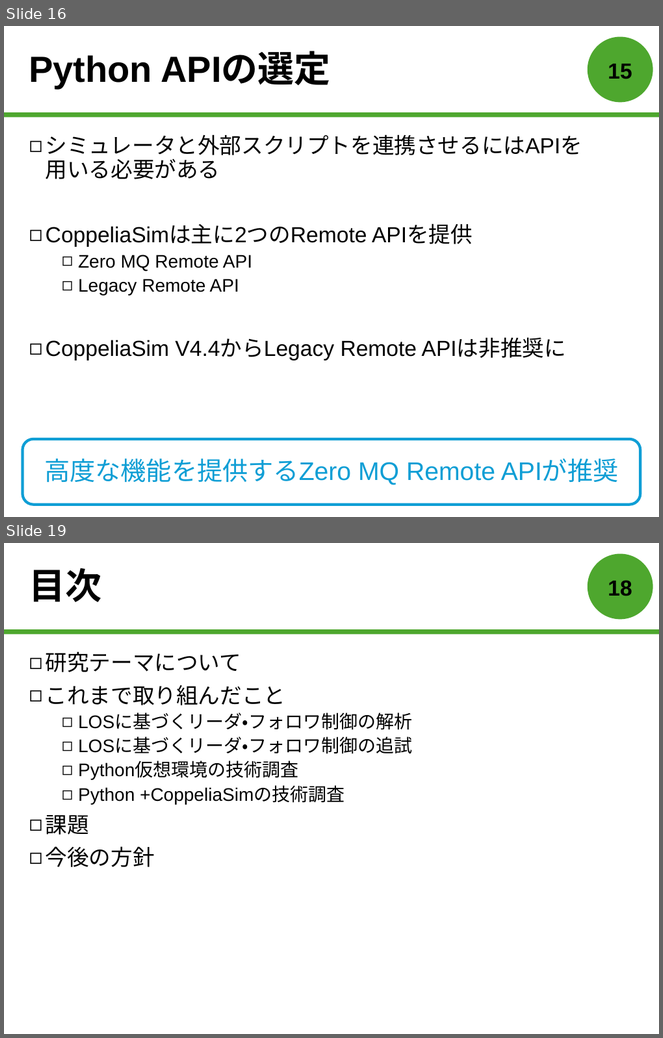
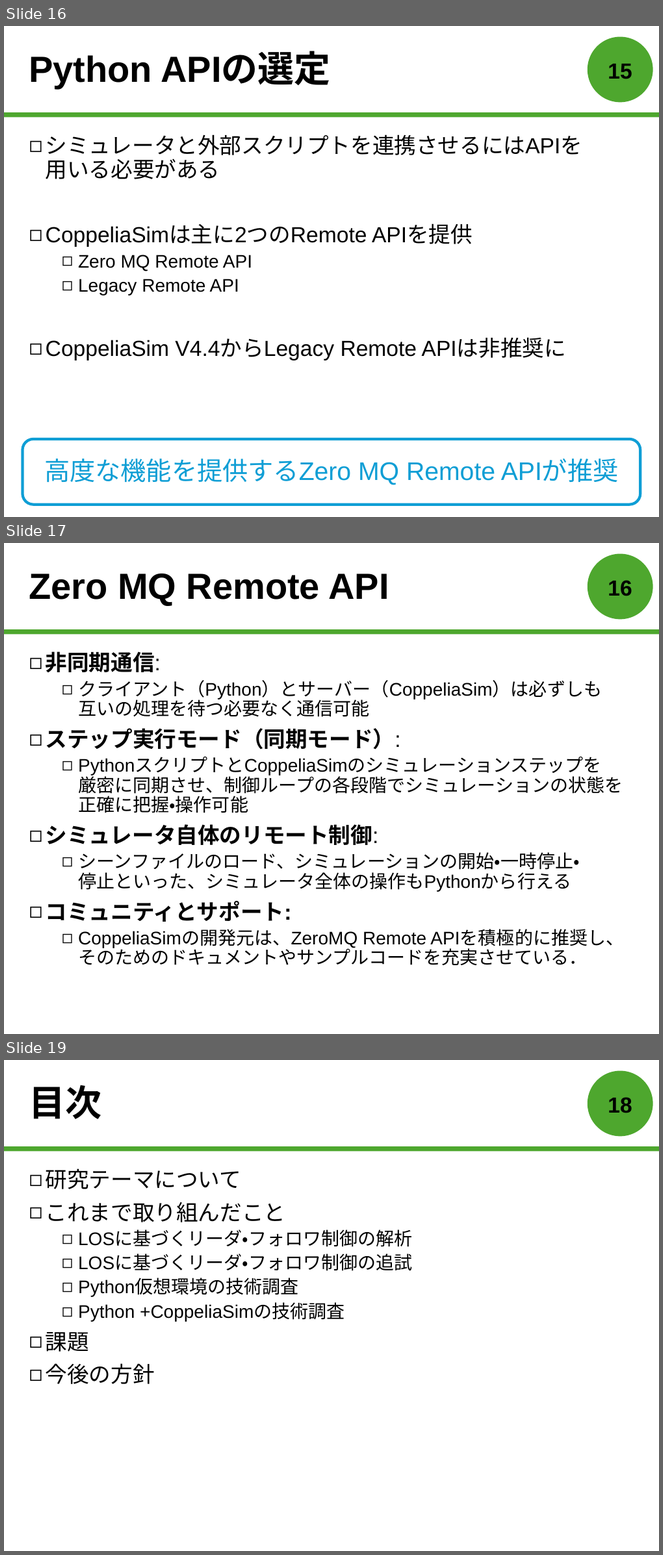
Before and after one commit to forest-book/MatlabLOSFormation, a slide deck: 森本皓斗.pptx. Shown one above the other, each under a label of ours: slides 16 and 19 before the commit, slides 16, 17 and 19 after it; the slides between them are not shown. The pictures are 663x1038 and 663x1555 pixels, drawn with LibreOffice and Linux fonts; fonts in the diff are those of the drawing. Boxes give left, top, right and bottom in pixels: in the first picture for what was removed or moved away, otherwise in the second. Text is boxed around its words. In the diff, an @@ line names an element or a change of style, - is before the commit and + after.

```diff
--- a/森本皓斗.pptx
+++ b/森本皓斗.pptx
@@ slide 17 added at (4, 543, 659, 1034), background #FFFFFF; not listed: 2 template elements that a slide beside it also shows @@
@@ title added at (29, 574, 389, 605), 40 pt, text #000000, bold @@
+Zero MQ Remote API
@@ page number added at (608, 580, 632, 596), 24 pt, text #000000, bold @@
+16
@@ text added at (46, 652, 624, 965), 20 pt, text #000000 @@
+◻ 非同期通信:
+  ◻ クライアント（Python）とサーバー（CoppeliaSim）は必ずしも
+    互いの処理を待つ必要なく通信可能
+◻ ステップ実行モード（同期モード）:
+  ◻ PythonスクリプトとCoppeliaSimのシミュレーションステップを
+    厳密に同期させ、制御ループの各段階でシミュレーションの状態を正確に把握・操作可能
+◻ シミュレータ自体のリモート制御:
+  ◻ シーンファイルのロード、シミュレーションの開始・一時停止・
+    停止といった、シミュレータ全体の操作もPythonから行える
+◻ コミュニティとサポート:
+  ◻ CoppeliaSimの開発元は、ZeroMQ Remote APIを積極的に推奨し、そのためのドキュメントやサンプルコードを充実させている．
```
Also in this commit, not shown: 3 other slides added, 1 slide removed.
